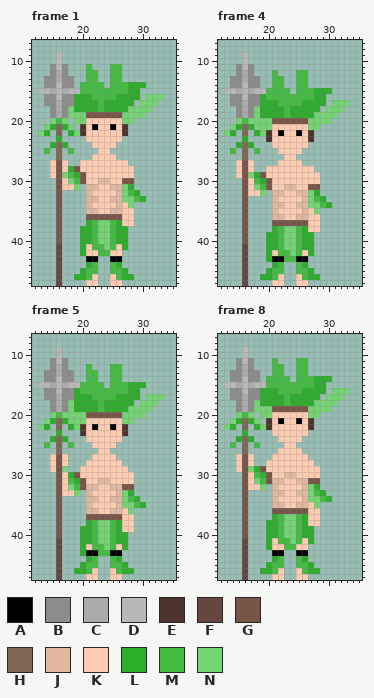
Two states of a pixel-art file, The Fallen Guardian/Assets/Art/Characters/NPC/Cheif.aseprite. Above is the file before it was changed.
48x48 pixels, 8 frames. Shown: frame 1: x 12..35, y 7..47; frame 4: x 12..35, y 7..47; frame 5: x 12..35, y 7..47; frame 8: x 12..35, y 7..47. The commit also changed other frames, which this record leaves out.
Palette (. is transparent): A #000000  B #8c8c8c  C #ababab  D #b8b8b8  E #4e342e  F #664640  G #795548  H #806654  J #e1b7a0  K #fdcbb0  L #2baf2b  M #42bd41  N #72d572
Now the later version:
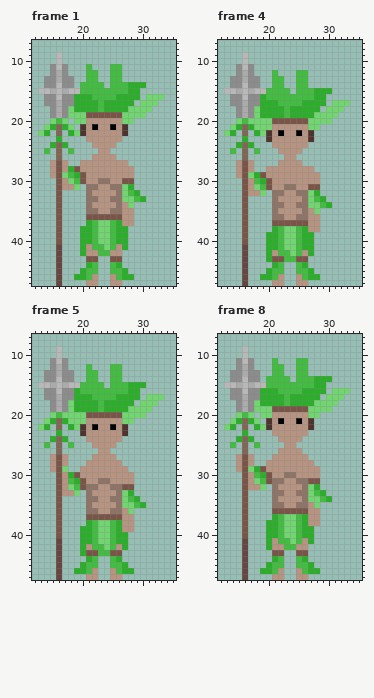
The exact change:
@@ palette @@
-J #e1b7a0
+J #8d7466
-K #fdcbb0
+K #b69481
--- frame 1, layer "Base"
@@ x 19..28 @@
 42 .LKKMMKK..
-43 ..AA..AA..
+43 ..GG..GG..
 44 ..LM..ML..
--- frame 4, layer "Base"
@@ x 19..28 @@
 42 .LKMMNMKL.
-43 .LAAMMAA..
+43 .LGGMMGG..
 44 ..LM..ML..
--- frame 5, layer "Base": the same change as frame 4
--- frame 8, layer "Base": the same change as frame 1
Changed places in both pictures, as pixel boxes (x1, y1, x2, y2):
changed: (50, 118, 134, 286)
changed: (236, 124, 320, 286)
changed: (50, 418, 134, 580)
changed: (236, 412, 320, 580)
